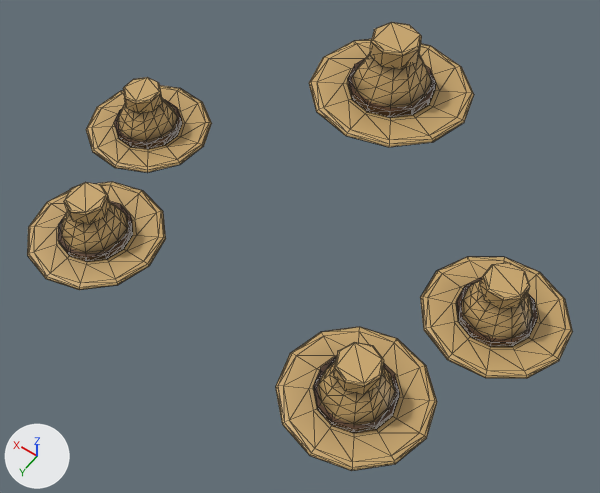
The glTF model art-src/blender/export/crew/steam-rangers-lod1.glb: old version first, new version second.
Both versions are drawn from a camera (50 mm lens) standing at (-1.26, 2.53, 4.04) and looking at (-0.1, 0.91, 1.48). Every picture has the same lights, and +X, +Y and +Z are marked at lower left. The picture after the commit comes second. Mesh edges are drawn as thin lines. Vertices at exactly the same position are counted once.

Names of what the first picture shows: 'att0_hat', 'att1_hat', 'att2_hat', 'att3_hat', 'cap_hat'.
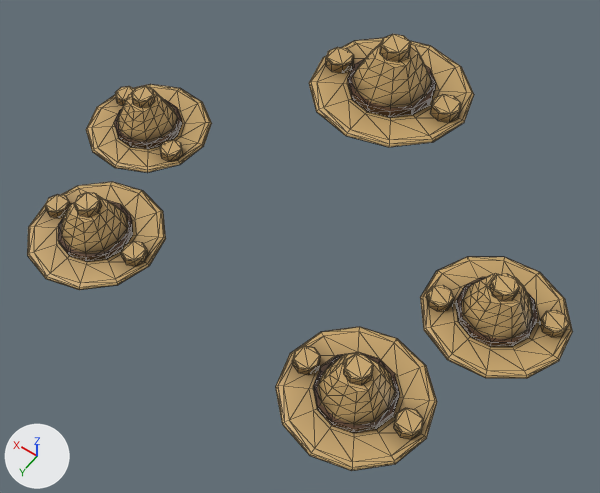
Boxes [x1, y1, x2, y2] around the edits, measured in the pictures (600 x 493 px; the box of a moved part takes in the faces that stretch with it):
```json
{"object": "cap_hat", "change": "reshaped", "before": [309, 22, 474, 147], "after": [309, 34, 474, 147], "on screen": "10% shorter"}
{"object": "att2_hat", "change": "reshaped", "before": [86, 77, 212, 173], "after": [86, 84, 212, 173], "on screen": "7% shorter"}
{"part": 1, "of": "me_att0_hat", "change": "added", "after": [121, 140, 569, 439]}
{"part": 2, "of": "me_att0_hat", "change": "added", "after": [45, 86, 454, 375]}
{"part": 3, "of": "me_att0_hat", "change": "moved or reshaped", "before": [64, 77, 530, 394], "after": [74, 86, 519, 385]}
{"part": 4, "of": "me_att0_hat", "change": "recoloured", "before": [34, 94, 571, 453], "after": [34, 94, 571, 453]}
{"part": 5, "of": "me_cap_hat", "change": "added", "after": [430, 94, 461, 122], "on screen": "brown"}
{"part": 6, "of": "me_cap_hat", "change": "added", "after": [326, 47, 354, 73], "on screen": "brown"}
{"part": 7, "of": "me_cap_hat", "change": "moved or reshaped", "before": [370, 22, 422, 69], "after": [380, 34, 411, 62]}
{"part": 8, "of": "me_cap_hat", "change": "recoloured", "before": [314, 46, 470, 133], "after": [314, 46, 470, 133]}
```

The change, as JSON lines over the scene's bpy script:
```json
{"block": "me_att0_hat", "where": "# used by ob_att0_hat; location = (0.62, 1.3, 1.51)"}
{"op": "remove", "block": "me_att0_hat", "code": "me_att0_hat.from_pydata(...)  # 216 vertices, 400 faces; spans x -0.283..0.283, y -0.278..0.278, z -0.078..0.148"}
{"op": "add", "block": "me_att0_hat", "code": "me_att0_hat.from_pydata(...)  # 264 vertices, 476 faces; spans x -0.283..0.283, y -0.278..0.278, z -0.078..0.124"}
{"block": "me_att0_hat", "change": "me_att0_hat part 1: the loose piece of 24 vertices spanning x -0.084..0.084, y -0.084..0.084, z 0.086..0.148 is copied, and the copy is scaled about its middle by 0.6, then moved by (-0.21, 0.0, -0.162); it spans x -0.26..-0.16, y -0.05..0.05, z -0.063..-0.026"}
{"block": "me_att0_hat", "change": "me_att0_hat part 2: the loose piece of 24 vertices spanning x -0.084..0.084, y -0.084..0.084, z 0.086..0.148 is copied, and the copy is scaled about its middle by 0.6, then moved by (0.21, 0.0, -0.162); it spans x 0.16..0.26, y -0.05..0.05, z -0.063..-0.026"}
{"block": "me_att0_hat", "change": "me_att0_hat part 3"}
{"block": "me_att0_hat", "change": "24 vertices move from x -0.084..0.084, y -0.084..0.084, z 0.086..0.148 to x -0.05..0.05, y -0.05..0.05, z 0.087..0.124"}
{"block": "me_att0_hat", "change": "me_att0_hat part 4: 79 kept faces spanning x -0.275..0.283, y -0.135..0.217, z -0.07..0.124 get new vertex colours"}
{"block": "me_cap_hat", "where": "# used by ob_cap_hat; location = (0.0, 0.1, 1.742)"}
{"op": "remove", "block": "me_cap_hat", "code": "me_cap_hat.from_pydata(...)  # 216 vertices, 400 faces; spans x -0.354..0.354, y -0.347..0.347, z -0.097..0.184"}
{"op": "add", "block": "me_cap_hat", "code": "me_cap_hat.from_pydata(...)  # 264 vertices, 476 faces; spans x -0.354..0.354, y -0.347..0.347, z -0.097..0.155"}
{"block": "me_cap_hat", "change": "me_cap_hat part 5: the loose piece of 24 vertices spanning x -0.105..0.105, y -0.105..0.105, z 0.108..0.184 is copied, and the copy is scaled about its middle by 0.6, then moved by (-0.262, 0.0, -0.202); it spans x -0.326..-0.199, y -0.063..0.063, z -0.079..-0.033"}
{"block": "me_cap_hat", "change": "me_cap_hat part 6: the loose piece of 24 vertices spanning x -0.105..0.105, y -0.105..0.105, z 0.108..0.184 is copied, and the copy is scaled about its middle by 0.6, then moved by (0.262, 0.0, -0.202); it spans x 0.199..0.326, y -0.063..0.063, z -0.079..-0.033"}
{"block": "me_cap_hat", "change": "me_cap_hat part 7"}
{"block": "me_cap_hat", "change": "24 vertices move from x -0.105..0.105, y -0.105..0.105, z 0.108..0.184 to x -0.063..0.063, y -0.063..0.063, z 0.109..0.155"}
{"block": "me_cap_hat", "change": "me_cap_hat part 8: 90 kept faces spanning x -0.354..0.354, y -0.174..0.174, z -0.087..0.155 get new vertex colours"}
```
